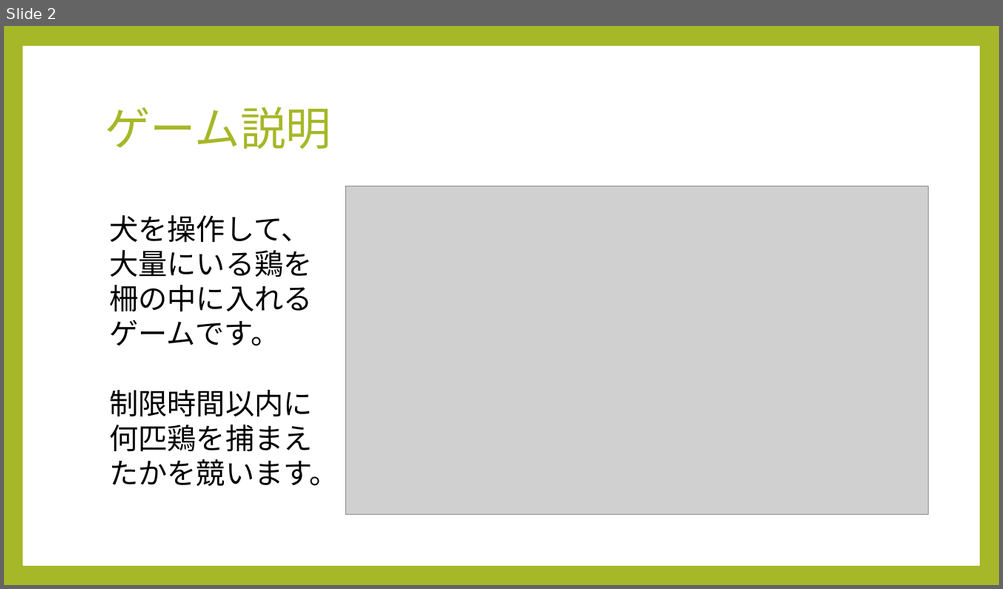
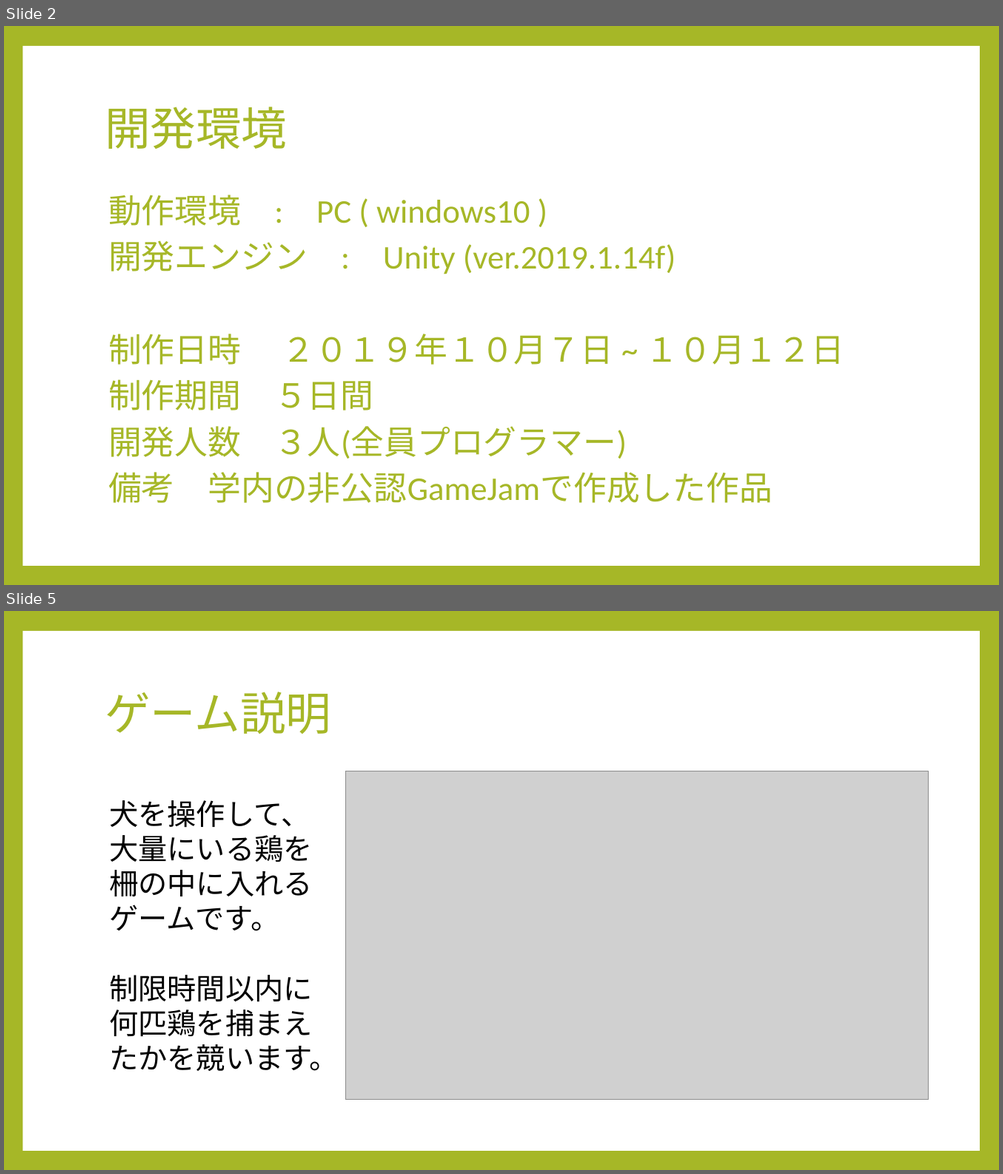
Before and after one commit to komura-athushi/yoshimoto, a slide deck: ゲーム説明.pptx. Shown one above the other, each under a label of ours: slide 2 before the commit, slides 2 and 5 after it; the slides between them are not shown. The pictures are 1003x589 and 1003x1174 pixels, drawn with LibreOffice and Linux fonts; fonts in the diff are those of the drawing; grey boxes stand for pictures. Boxes give left, top, right and bottom in pixels: in the first picture for what was removed or moved away, otherwise in the second. Text is boxed around its words. In the diff, an @@ line names an element or a change of style, - is before the commit and + after.

Commit message:
ポートフォリオを書き直しました。 担当箇所とかの場所は各自書いてください。

```diff
--- a/ゲーム説明.pptx
+++ b/ゲーム説明.pptx
@@ slide 2 added at bbox=[4, 26, 999, 585], background #A6B727; not listed: 1 template element that a slide beside it also shows @@
@@ title added at bbox=[105, 107, 287, 149], 44 pt, text #A6B727 @@
+開発環境
@@ text added at bbox=[108, 195, 845, 503], 32 pt, text #A6B727 @@
+動作環境 : PC ( windows10 )
+開発エンジン : Unity (ver.2019.1.14f)
+制作日時 ２０１９年１０月７日 ~ １０月１２日
+制作期間 ５日間
+開発人数 ３人(全員プログラマー)
+備考 学内の非公認GameJamで作成した作品
@@ what was slide 2 is now slide 5 @@
```
Also in this commit, not shown: 2 slides changed, 2 other slides added.
